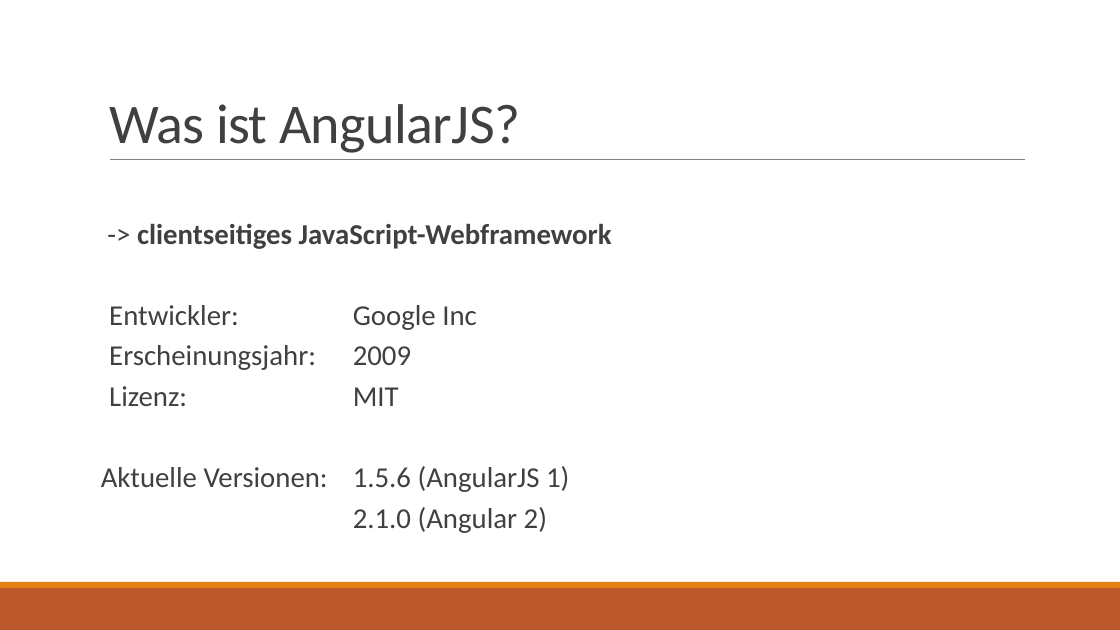
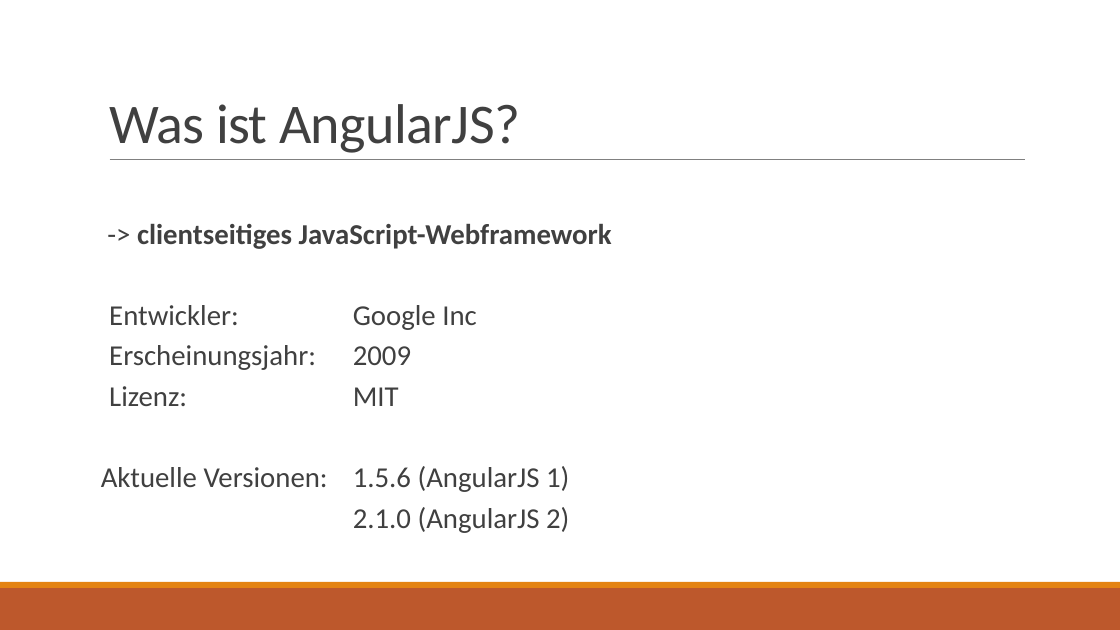
Before and after one commit to ptreyer/AngularJS, a slide deck: slide 3 of presentation/AngularJS.pptx (slide 4 before the commit). Drawn at 1120x630 pixels with LibreOffice and Linux fonts; fonts in the diff are those of the drawing. Boxes give left, top, right and bottom in pixels: in the first picture for what was removed or moved away, otherwise in the second. Text is boxed around its words. In the diff, an @@ line names an element or a change of style, - is before the commit and + after.

```diff
--- a/presentation/AngularJS.pptx
+++ b/presentation/AngularJS.pptx
@@ text at box(353, 507, 569, 533): text changed @@
-2.1.0 (Angular 2)
+2.1.0 (AngularJS 2)
```
Also in this commit, not shown: 5 other slides changed, 16 slides added, 4 slides removed, 1 other file.
